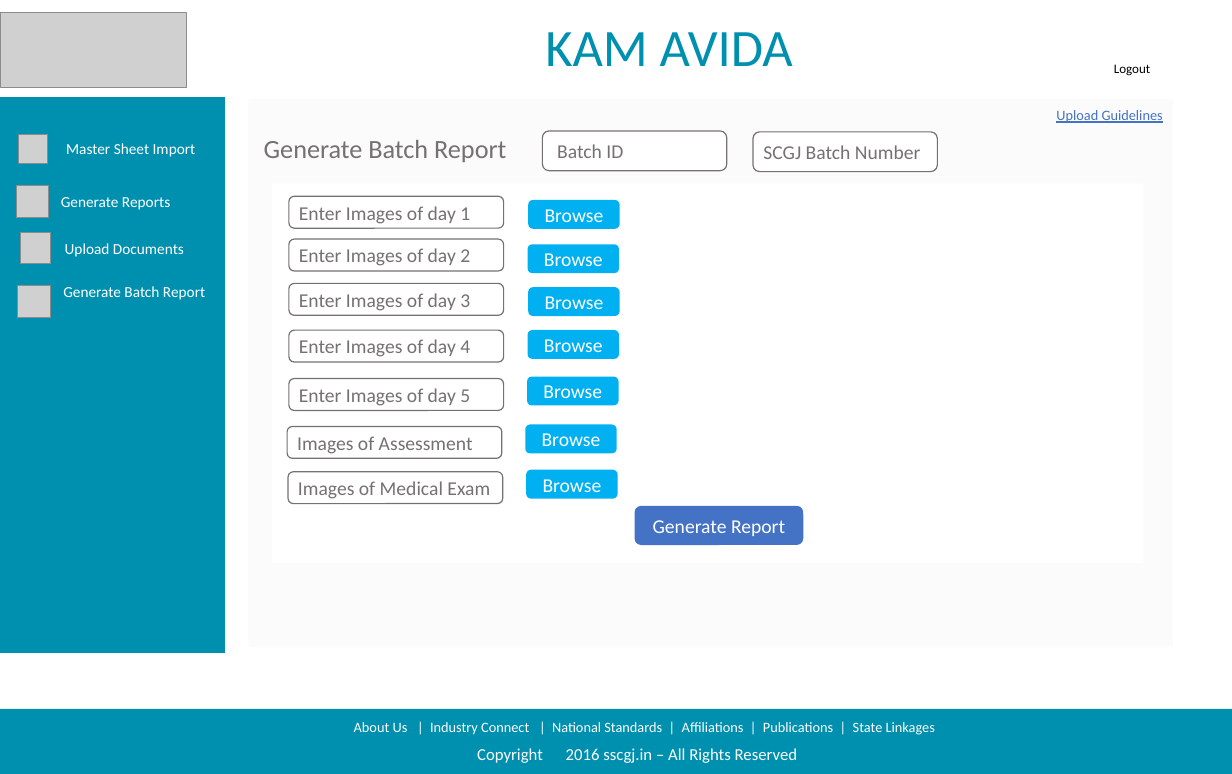
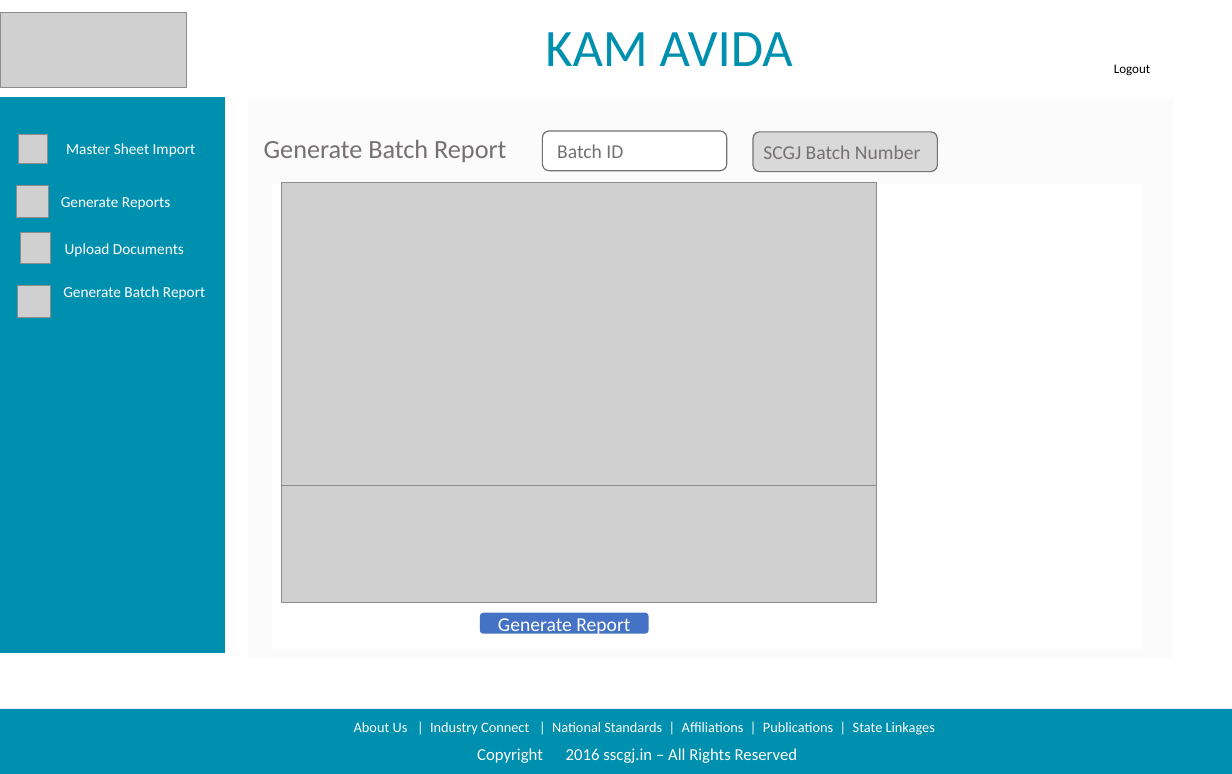
Before and after one commit to sarthakbhutani/NSKFDC-App, a slide deck: slide 11 of Requirements/Product Backlog/Screen Designs/Screen Design Deck/Updated Designs.pptx. Drawn at 1232x774 pixels with LibreOffice and Linux fonts; fonts in the diff are those of the drawing; grey boxes stand for pictures; background and template pictures are left out. Boxes give left, top, right and bottom in pixels: in the first picture for what was removed or moved away, otherwise in the second. Text is boxed around its words. In the diff, an @@ line names an element or a change of style, - is before the commit and + after.

```diff
--- a/Requirements/Product Backlog/Screen Designs/Screen Design Deck/Updated Designs.pptx
+++ b/Requirements/Product Backlog/Screen Designs/Screen Design Deck/Updated Designs.pptx
@@ rectangle resized from (x1=248, y1=99, x2=1173, y2=647) to (x1=248, y1=99, x2=1173, y2=658) @@
@@ text removed at (x1=1056, y1=110, x2=1163, y2=123) @@
-Upload Guidelines
@@ rounded rectangle "SCGJ Batch Number" at (x1=753, y1=132, x2=937, y2=171): fill #FFFFFF to #D9D9D9 @@
@@ rectangle resized from (x1=272, y1=183, x2=1143, y2=562) to (x1=272, y1=183, x2=1143, y2=649) @@
@@ picture added at (x1=281, y1=182, x2=876, y2=487) @@
@@ rounded rectangle removed at (x1=289, y1=196, x2=504, y2=228) @@
-Enter Images of day 1
@@ rounded rectangle removed at (x1=528, y1=199, x2=619, y2=229) @@
-Browse
@@ rounded rectangle removed at (x1=289, y1=239, x2=504, y2=271) @@
-Enter Images of day 2
@@ rounded rectangle removed at (x1=528, y1=244, x2=619, y2=273) @@
-Browse
@@ rounded rectangle removed at (x1=289, y1=284, x2=504, y2=316) @@
-Enter Images of day 3
@@ rounded rectangle removed at (x1=528, y1=287, x2=619, y2=316) @@
-Browse
@@ rounded rectangle removed at (x1=289, y1=330, x2=504, y2=362) @@
-Enter Images of day 4
@@ rounded rectangle removed at (x1=528, y1=330, x2=619, y2=359) @@
-Browse
@@ rounded rectangle removed at (x1=289, y1=378, x2=504, y2=410) @@
-Enter Images of day 5
@@ rounded rectangle removed at (x1=527, y1=377, x2=618, y2=406) @@
-Browse
@@ rounded rectangle removed at (x1=287, y1=426, x2=502, y2=458) @@
-Images of Assessment
@@ rounded rectangle removed at (x1=525, y1=425, x2=616, y2=454) @@
-Browse
@@ rounded rectangle removed at (x1=288, y1=472, x2=503, y2=504) @@
-Images of Medical Exam
@@ rounded rectangle removed at (x1=526, y1=469, x2=617, y2=499) @@
-Browse
@@ picture added at (x1=281, y1=485, x2=876, y2=603) @@
@@ rounded rectangle "Generate Report" resized from (x1=634, y1=506, x2=803, y2=545) to (x1=480, y1=613, x2=648, y2=634) @@
```
